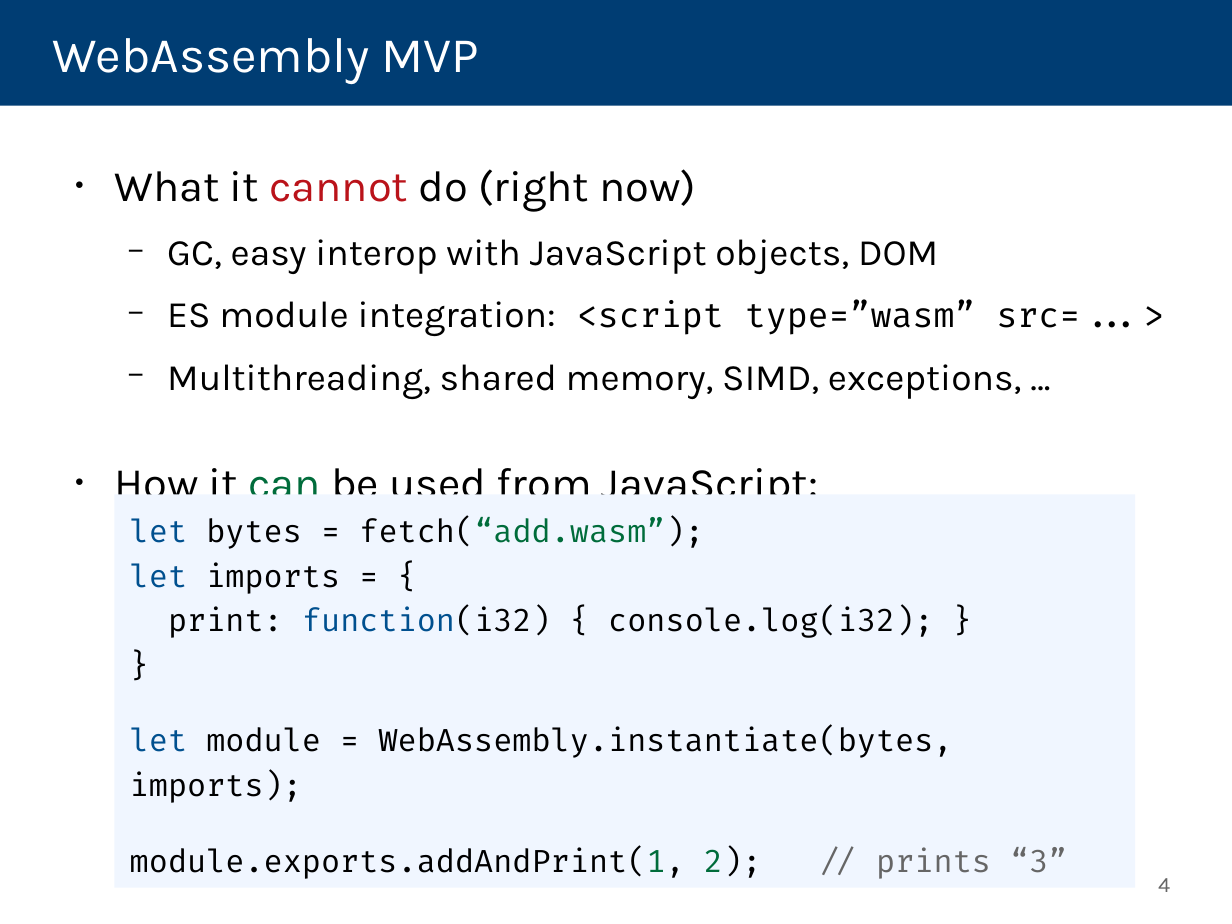
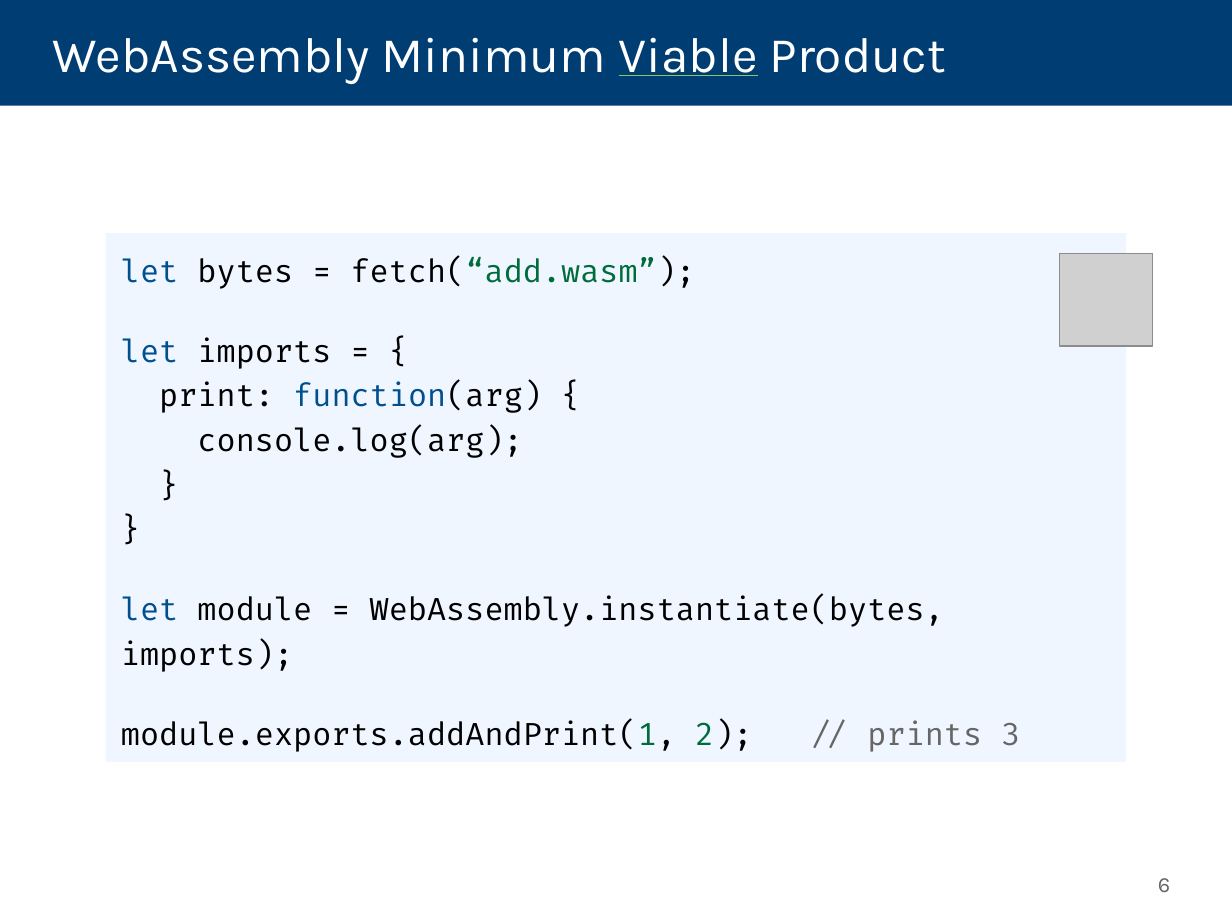
Before and after one commit to danleh/wasabi, a slide deck: slide 6 of 2018-04-11 Presentation/own-work.odp (slide 4 before the commit). Drawn at 1232x924 pixels with LibreOffice and Linux fonts; fonts in the diff are those of the drawing; grey boxes stand for pictures. Boxes give left, top, right and bottom in pixels: in the first picture for what was removed or moved away, otherwise in the second. Text is boxed around its words. In the diff, an @@ line names an element or a change of style, - is before the commit and + after.

Commit message:
wasm part of presentation finished, TODO: BI and A part

```diff
--- a/2018-04-11 Presentation/own-work.odp
+++ b/2018-04-11 Presentation/own-work.odp
@@ title at [53,37,945,84]: text changed @@
-WebAssembly MVP
+WebAssembly Minimum Viable Product
@@ text removed at [114,169,1165,495] @@
-● What it cannot do (right now)
-  − GC, easy interop with JavaScript objects, DOM
-  − ES module integration: <script type=”wasm” src=...>
-  − Multithreading, shared memory, SIMD, exceptions, …
-● How it can be used from JavaScript:
@@ rectangle "let bytes = fetch(“add.wasm”);": place and size @@
-rectangle "let bytes = fetch(“add.wasm”);" at [114,494,1135,888]
+rectangle "let bytes = fetch(“add.wasm”);" at [105,234,1126,762]
@@ picture added at [1060,253,1153,345] @@
@@ text in rectangle at [121,337,944,672]: more space between paragraphs @@
@@ text in rectangle at [159,381,542,458]: text changed @@
-print: function(i32) { console.log(i32); }
+print: function(arg) {
+console.log(arg);
+}
@@ text in rectangle at [121,720,1020,752]: text changed @@
-module.exports.addAndPrint(1, 2); // prints “3”
+module.exports.addAndPrint(1, 2); // prints 3
@@ page number at [1158,878,1170,892]: text changed @@
-4
+6
```
Also in this commit, not shown: 3 other slides changed, 14 slides added, 4 slides removed, 2 other files.
